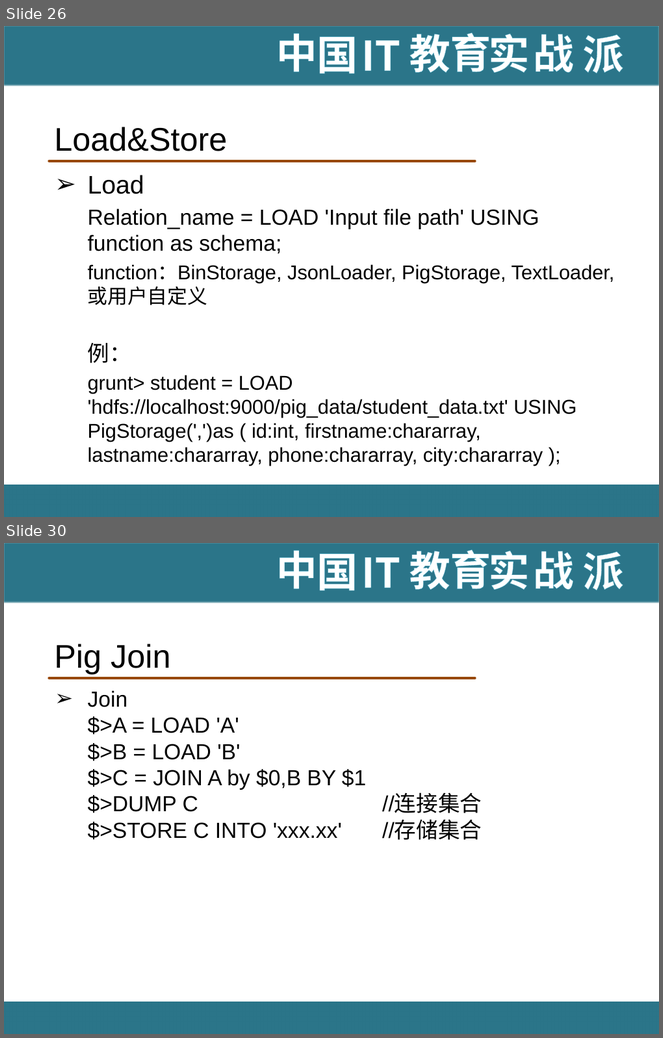
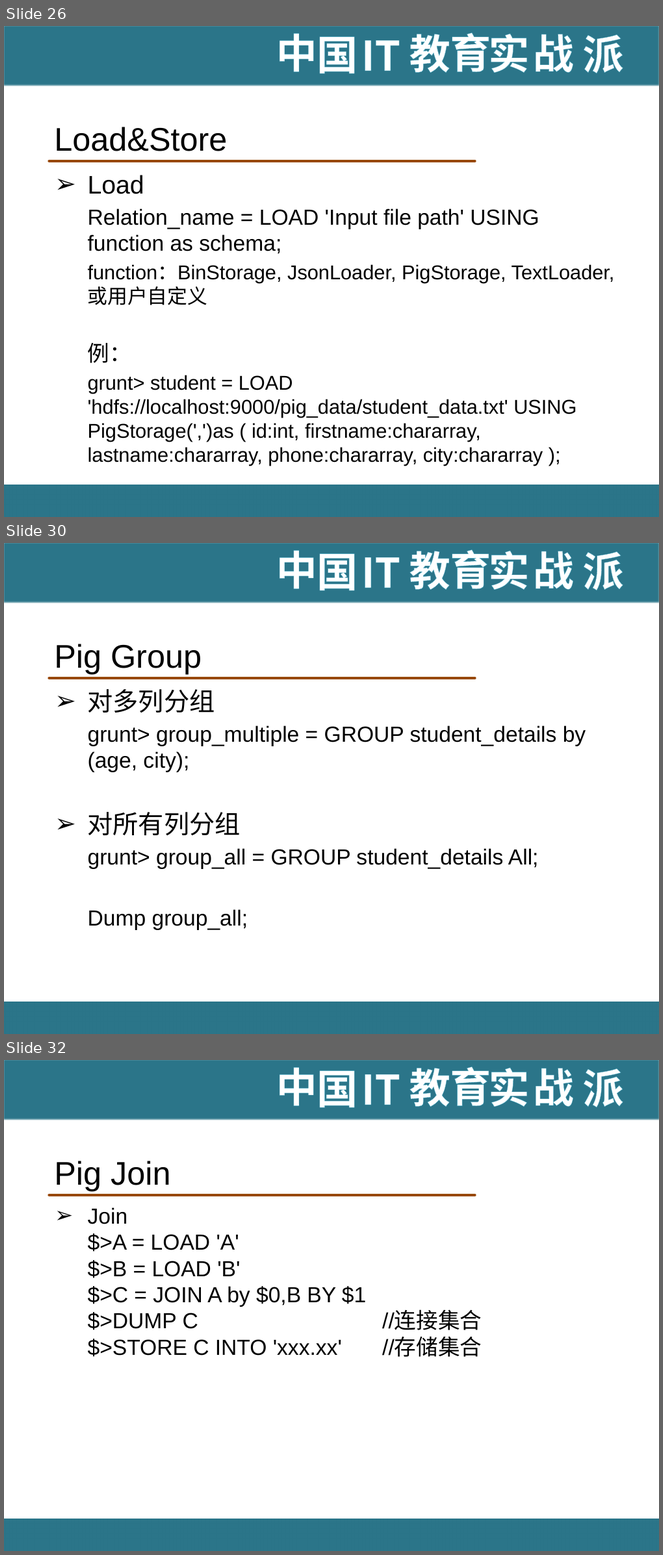
Before and after one commit to hanningxiao/BigData, a slide deck: [IT18掌www.it18zhang.com]Pig.pptx. Shown one above the other, each under a label of ours: slides 26 and 30 before the commit, slides 26, 30 and 32 after it; the slides between them are not shown. The pictures are 663x1038 and 663x1555 pixels, drawn with LibreOffice and Linux fonts; fonts in the diff are those of the drawing; background and template pictures are left out. Boxes give left, top, right and bottom in pixels: in the first picture for what was removed or moved away, otherwise in the second. Text is boxed around its words. In the diff, an @@ line names an element or a change of style, - is before the commit and + after.

```diff
--- a/[IT18掌www.it18zhang.com]Pig.pptx
+++ b/[IT18掌www.it18zhang.com]Pig.pptx
@@ slide 30 added at box(4, 543, 659, 1034), background #FFFFFF; not listed: 11 template elements that a slide beside it also shows @@
@@ title added at box(54, 644, 202, 674), 36 pt, text #000000 @@
+Pig Group
@@ text added at box(88, 689, 586, 930), 24 pt, text #000000 @@
+➢ 对多列分组
+  grunt> group_multiple = GROUP student_details by (age, city);
+➢ 对所有列分组
+  grunt> group_all = GROUP student_details All;
+  Dump group_all;
@@ what was slide 30 is now slide 32 @@
```
Also in this commit, not shown: 3 slides changed, 26 other slides added, 4 slides removed, 1 other file.
